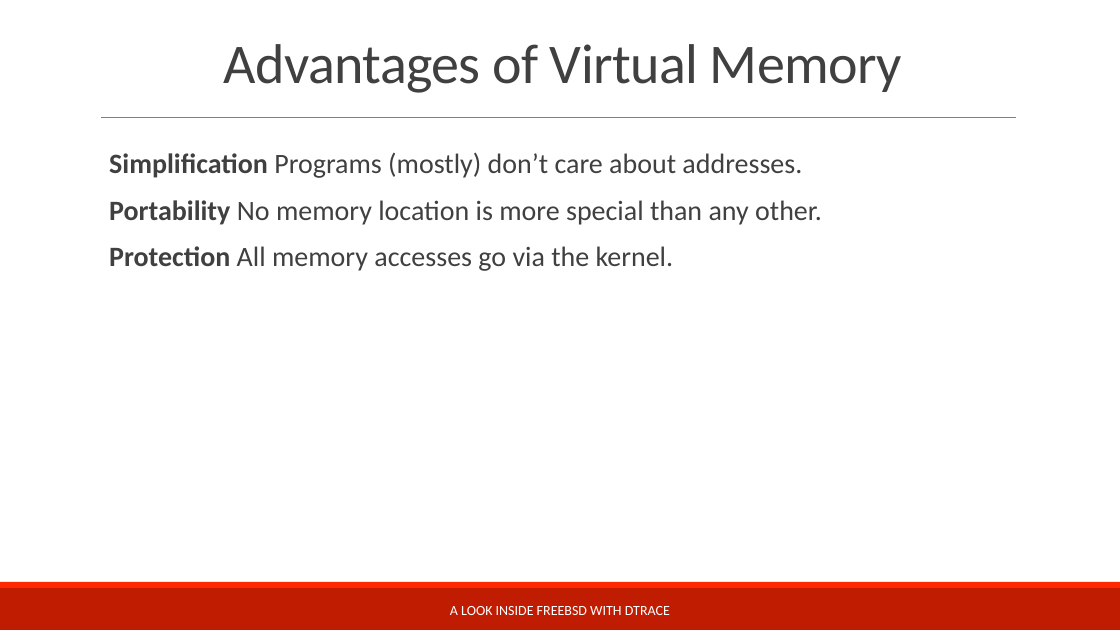
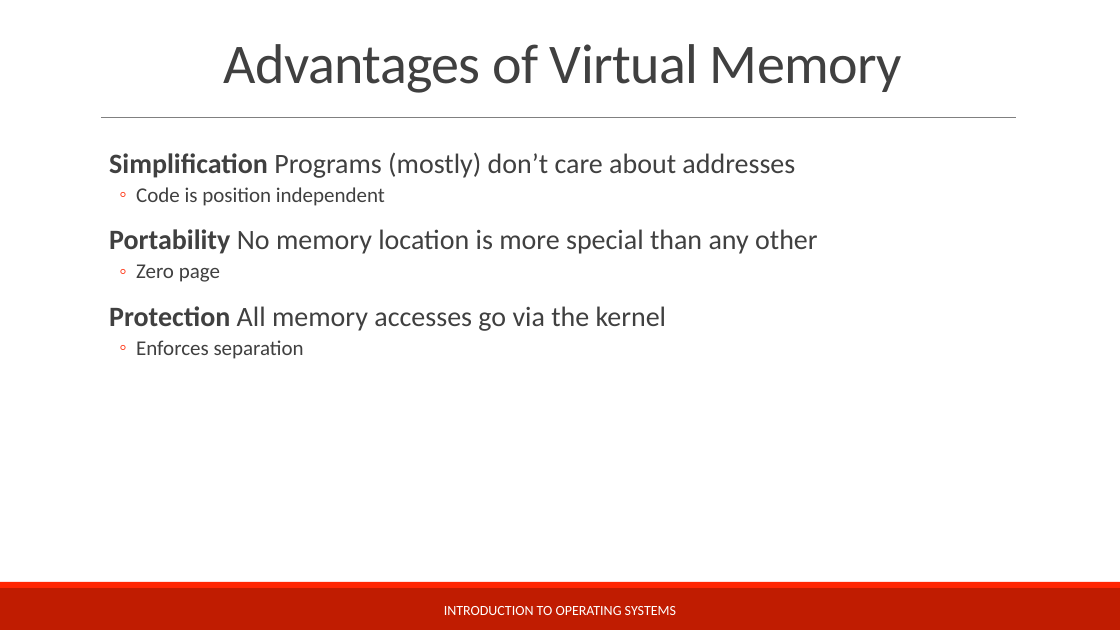
Before and after one commit to teachbsd/course, a slide deck: slide 9 of undergraduate/lectures/memory.pptx (slide 10 before the commit). Drawn at 1120x630 pixels with LibreOffice and Linux fonts; fonts in the diff are those of the drawing; background and template pictures are left out. Boxes give left, top, right and bottom in pixels: in the first picture for what was removed or moved away, otherwise in the second. Text is boxed around its words. In the diff, an @@ line names an element or a change of style, - is before the commit and + after.

```diff
--- a/undergraduate/lectures/memory.pptx
+++ b/undergraduate/lectures/memory.pptx
@@ text at (109, 152, 817, 359): text changed @@
-  Simplification Programs (mostly) don’t care about addresses.
-  Portability No memory location is more special than any other.
-  Protection All memory accesses go via the kernel.
+  Simplification Programs (mostly) don’t care about addresses
+  ◦ Code is position independent
+  Portability No memory location is more special than any other
+  ◦ Zero page
+  Protection All memory accesses go via the kernel
+  ◦ Enforces separation
@@ text at (444, 606, 676, 615): text changed @@
-A LOOK INSIDE FREEBSD WITH DTRACE
+INTRODUCTION TO OPERATING SYSTEMS
```
Also in this commit, not shown: 12 other slides changed, 14 slides added, 3 slides removed.
